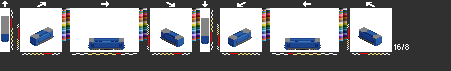
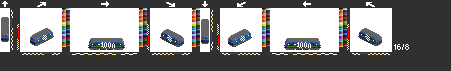
Layers edited between the first and the second 451 × 71 image:
removed layer "1" over [1, 16, 382, 50]
added layer "dsb2" above "dsb1" over [1, 17, 382, 50]
added layer "eb" over [1, 16, 382, 50]
